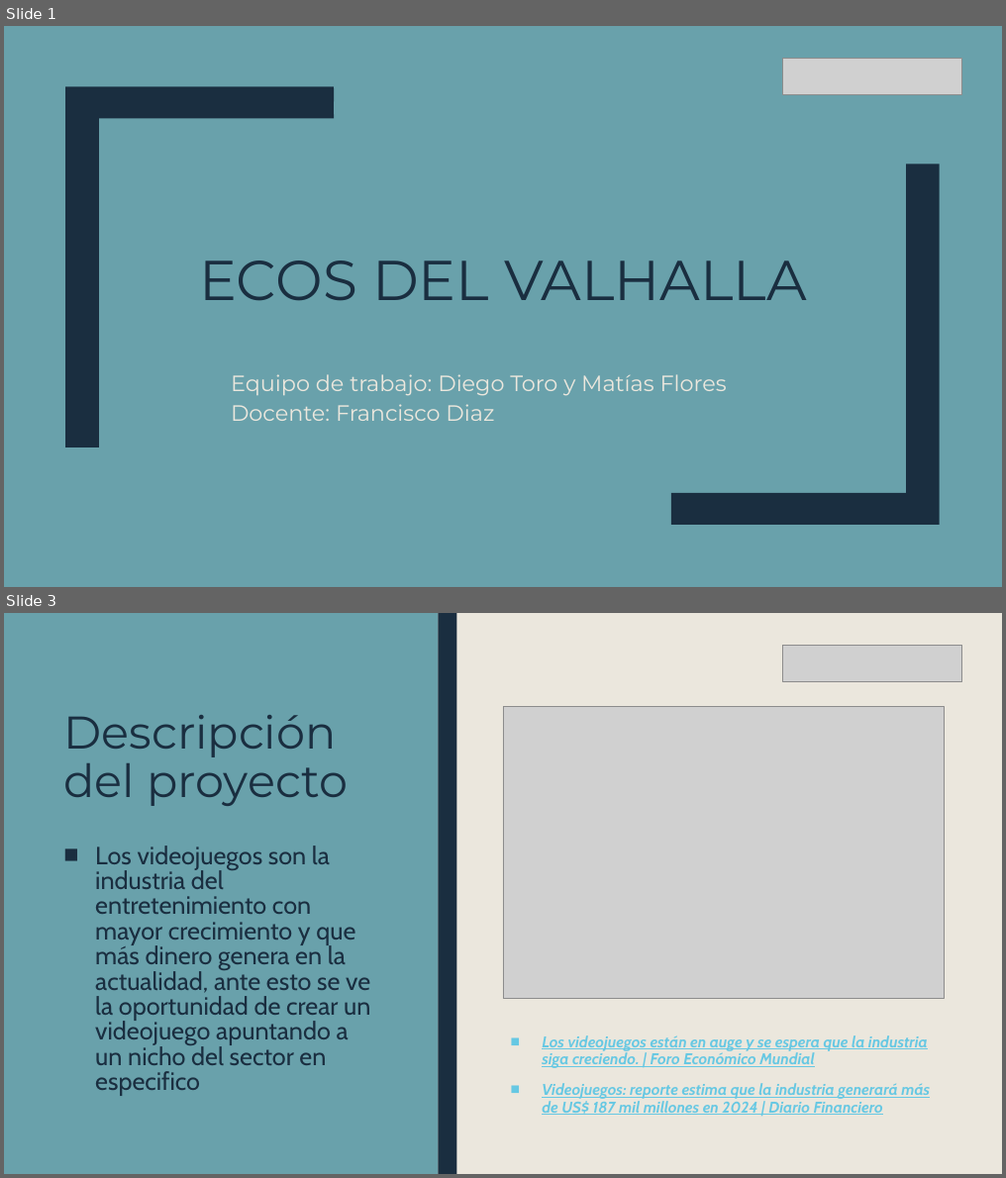
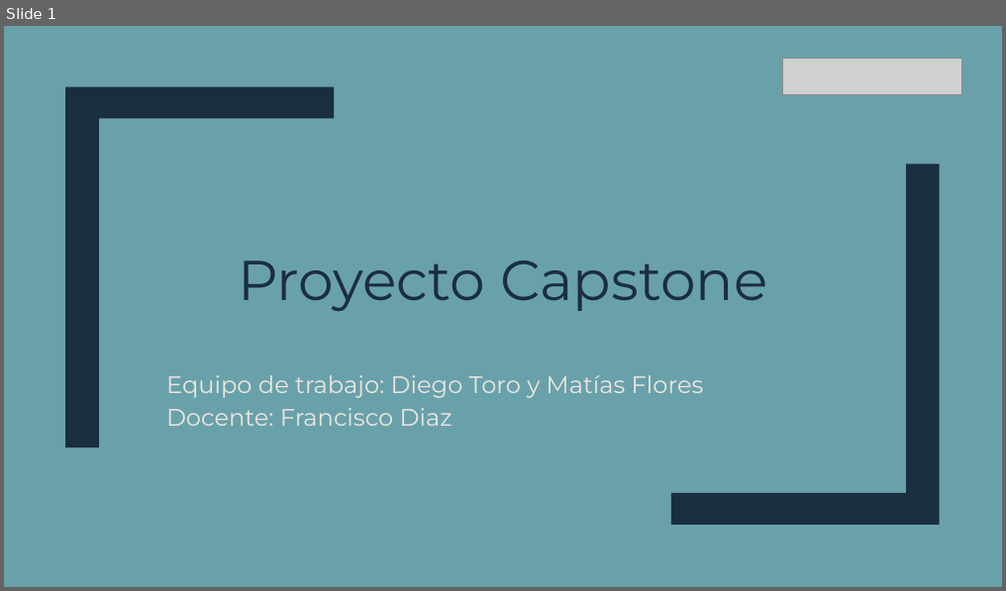
Before and after one commit to ruinedbird/github-capstone, a slide deck: Fase 3/Evidencias grupales/Capstone Roguelike.pptx. Shown one above the other, each under a label of ours: slides 1 and 3 before the commit, slide 1 after it; the slides between them are not shown. The pictures are 1006x1178 and 1006x591 pixels, drawn with LibreOffice and Linux fonts; fonts in the diff are those of the drawing; grey boxes stand for pictures. Boxes give left, top, right and bottom in pixels: in the first picture for what was removed or moved away, otherwise in the second. Text is boxed around its words. In the diff, an @@ line names an element or a change of style, - is before the commit and + after.

```diff
--- a/Fase 3/Evidencias grupales/Capstone Roguelike.pptx
+++ b/Fase 3/Evidencias grupales/Capstone Roguelike.pptx
@@ slide 3 removed at (4, 613, 1002, 1174), background #EBE7DD @@
@@ rectangle removed at (4, 613, 439, 1174) @@
@@ rectangle removed at (43, 613, 61, 1174) @@
@@ rectangle removed at (439, 613, 456, 1174) @@
@@ picture removed at (782, 645, 962, 682) @@
@@ title removed at (64, 715, 348, 806) @@
-Descripción del proyecto
@@ picture removed at (503, 707, 944, 998) @@
@@ text removed at (95, 846, 370, 1096) @@
-■ Los videojuegos son la industria del entretenimiento con mayor crecimiento y que más dinero genera en la actualidad, ante esto se ve la oportunidad de crear un videojuego apuntando a un nicho del sector en especifico
@@ text removed at (542, 1036, 930, 1115) @@
-■ Los videojuegos están en auge y se espera que la industria siga creciendo. | Foro Económico Mundial
-■ Videojuegos: reporte estima que la industria generará más de US$ 187 mil millones en 2024 | Diario Financiero
@@ slide 1 changed as well @@
@@ freeform shape at (65, 86, 334, 448): rotation 0 to 180 degrees @@
@@ title at (239, 261, 767, 311): text changed @@
-ECOS DEL VALHALLA
+Proyecto Capstone
@@ subtitle "Equipo de trabajo: Diego Toro ...": place and size @@
-subtitle "Equipo de trabajo: Diego Toro ..." at (231, 374, 727, 421)
+subtitle "Equipo de trabajo: Diego Toro ..." at (166, 375, 704, 426)
@@ subtitle "Equipo de trabajo: Diego Toro ..." at (166, 375, 704, 426): size 21.3 to 23 pt @@
```
Also in this commit, not shown: 8 other slides changed, 6 slides added, 5 other slides removed.
